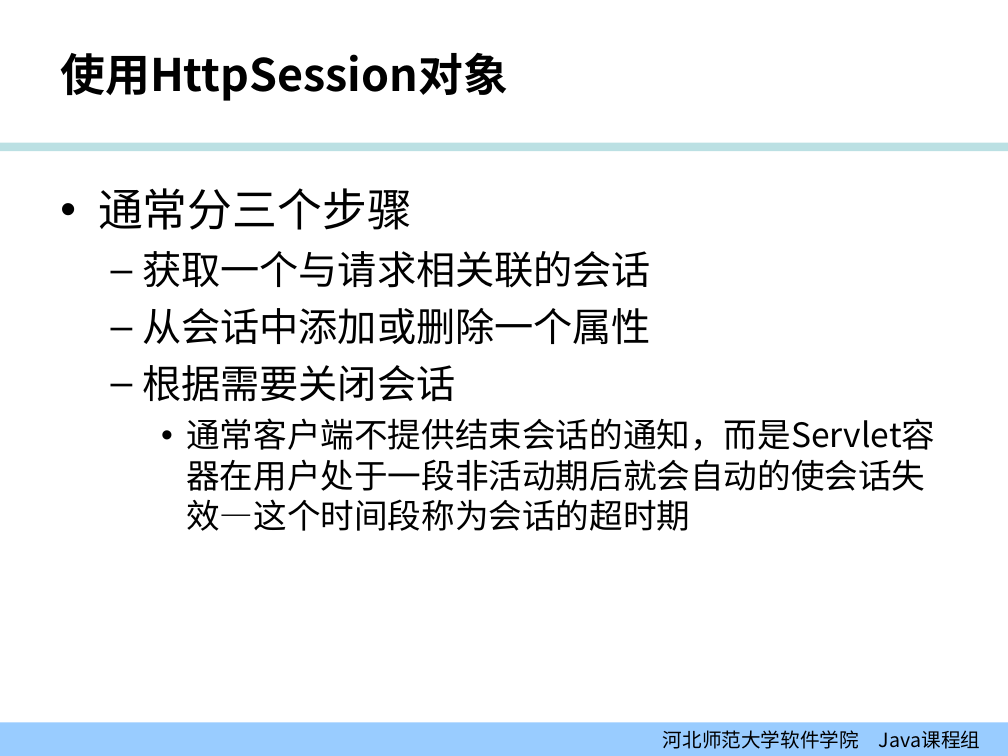
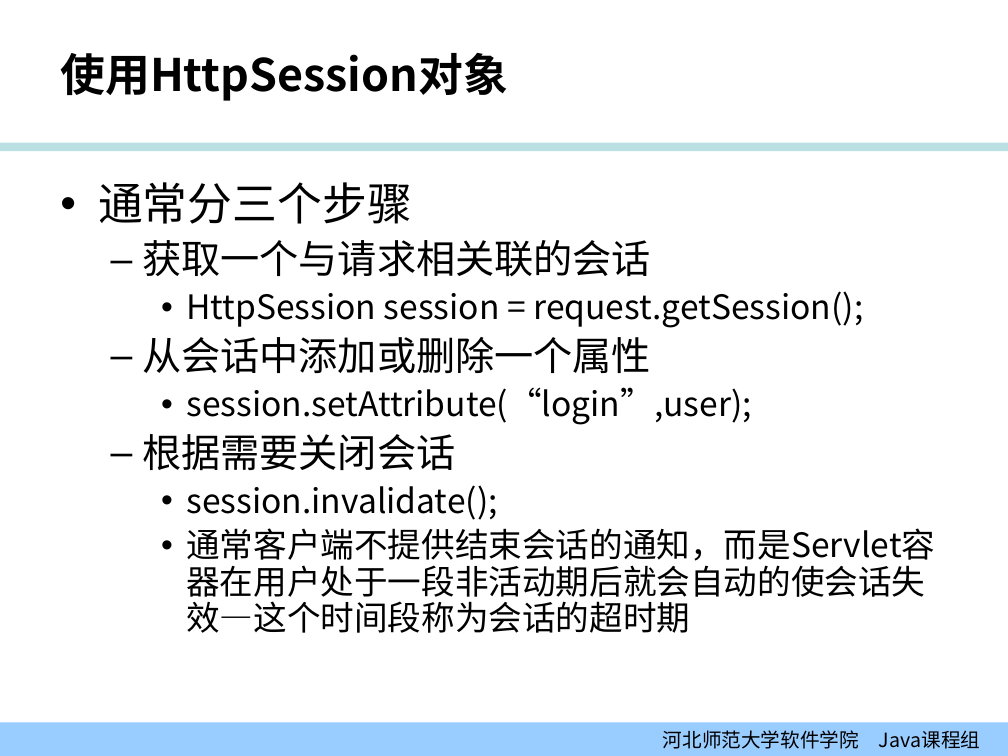
Before and after one commit to edu2act/course-JavaEE, a slide deck: slide 29 of 课程PPT/02-01_会话.ppt (slide 23 before the commit). Drawn at 1008x756 pixels with LibreOffice and Linux fonts; fonts in the diff are those of the drawing; background and template pictures are left out. Boxes give left, top, right and bottom in pixels: in the first picture for what was removed or moved away, otherwise in the second. Text is boxed around its words. In the diff, an @@ line names an element or a change of style, - is before the commit and + after.

```diff
--- a/课程PPT/02-01_会话.ppt
+++ b/课程PPT/02-01_会话.ppt
@@ text at (98, 182, 935, 633): line spacing 1 to 0.9 @@
@@ text at (186, 291, 863, 328): paragraph added @@
+    • HttpSession session = request.getSession();
@@ text at (186, 387, 752, 425): paragraph added @@
+    • session.setAttribute(“login”,user);
@@ text at (186, 485, 497, 520): paragraph added @@
+    • session.invalidate();
```
Also in this commit, not shown: 13 other slides changed, 5 slides added, 6 other files.
